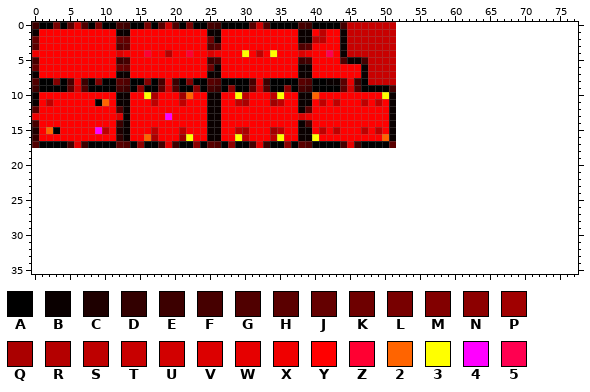
One commit to this sprite sheet: RogueLike/graphics/rooms.png. The picture above was drawn from the file before the commit.
The file is 52x18 pixels. The old version is drawn lined up with the new one, on the new canvas.
Palette (. is transparent): A #000000  B #0a0000  C #1e0000  D #320000  E #3c0000  F #460000  G #500000  H #5a0000  J #640000  K #6e0000  L #780000  M #820000  N #8c0000  P #a00000  Q #aa0000  R #b40000  S #be0000  T #c80000  U #d20000  V #dc0000  W #e60000  X #f00000  Y #ff0000  Z #ff0032  2 #ff6400  3 #ffff00  4 #ff00ff  5 #ff0050
Pixels before (only the part around the change), first column x 0:
 0 EAALAHUGALAAFEAALAHUGALAAFEAAAAHUGAAAAFEAAAAFTTTTTTT..........................
 1 BYYYYYYYYYYYBBYYYYYYYYYYYBBYYYYYYYYYYYBBYSYYBTTTTTTT..........................
 2 JYYYYYYYYYYYKJYYYYYYYYYYYKBYYYYYYYYYYYBBSSYYBTTTTTTT..........................
 3 HYYYYYYYYYYYGHYYYYYYYYYYYGHYYYYYYYYYYYGHYYYYBTTTTTTT..........................
 4 XYYYYYYYYYYYVXYYZYYRYYZYYVXYYY3YSY3YYYVXYY5YBTTTTTTT..........................
 5 FYYYYYYYYYYYEFYYYYYYYYYYYEFYYYYYYYYYYYEFYYYYGBBFTTTT..........................
 6 JYYYYYYYYYYYKJYYYYYYYYYYYKBYYYYYYYYYYYBBYYYYYYYBTTTT..........................
 7 BYYYYYYYYYYYBBYYYYYYYYYYYBBYYYYYYYYYYYBBYYYYYYYBTTTT..........................
 8 GAAMAFWEAMAAHGAAMAFWEAMAAHGAAAAFWEAAAAHGAABBHWEATTTT..........................
 9 EAAAAHUGAAAAFEANAAHUGAANAFEANAAHUGAANAFEAAAAHUGAAAAF..........................
10 BYYYYYYYYYYYBBYY3QYYYP2YYBBYY3SYYYS3YYBB2YYYYYYYYY3B..........................
11 BYSYYYYYYA2YBBYYYSYYYSYYYBBYYSQYYYPSYYBBYSYSYYYSYSYB..........................
12 HYYYYYYYYYYYGBYYYYYYYYYYYBBYYYYYYYYYYYBHYYYYYYYYYYYB..........................
13 XYYYYYYYYYYYVBYYYYY4YYYYYBBYYYYYYYYYYYVXYYYYYYYYYYYB..........................
14 FYYYYYYYYYYYEBYYYYYYYYYYYBBYYYYYYYYYYYBFYYYYYYYYYYYB..........................
15 CY2AYYYYY4SYCBYYYSYYYSYYYBBYYSQYYYPSYYBBYSYSYYYSYSYB..........................
16 DYYYYYYYYYYYDBYY2QYYYP3YYBBYY3SYYYS3YYBB3YYYYYYYYY2B..........................
17 GAAAAFWEAAAAHGANAAFWEAANAHGANAAFWEAANAHGAAAAFWEAAAAH..........................
18 ..............................................................................
19 ..............................................................................
20 ..............................................................................
21 ..............................................................................
22 ..............................................................................
23 ..............................................................................
24 ..............................................................................
25 ..............................................................................
26 ..............................................................................
27 ..............................................................................
28 ..............................................................................
29 ..............................................................................
30 ..............................................................................
31 ..............................................................................
32 ..............................................................................
33 ..............................................................................
34 ..............................................................................
35 ..............................................................................
New version:
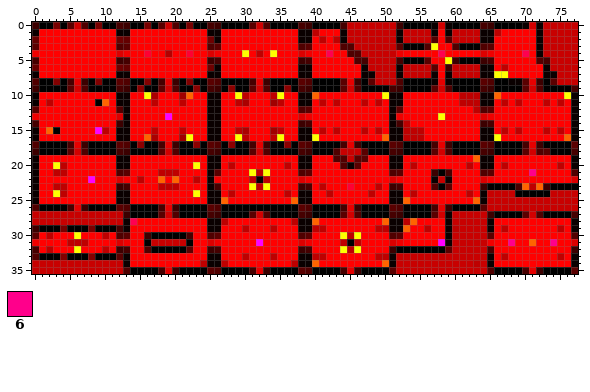
Colours new in this view: 6 #ff008b
Difference:
canvas 52x18 -> 78x36
Changed rows in their new state; - is an unchanged pixel.
first column x 0:
 0 ----------------------------------------------------EAAAABUBAAAAFEAAAABUBTTTTT
 1 ----------------------------------------SY----------BTTTTBYBTTTTBBSYYYYYBTTTTT
 2 ----------------------------------------Y--S--------BTTTTGYGTTTTBBYYYYYYBTTTTT
 3 --------------------------------------------GG------HAAAG3YYGAAAGHYYYYYYBTTTTT
 4 --------------------------------------------YGG-----XYYYYY5YYYYYVXYYYY5YBTTTTT
 5 --------------------------------------------YYG-----FAAAHYY3EAAAEFYYYYYYGFTTTT
 6 ----------------------------------------------------BTTTTHYETTTTBBYSYYYYYBTTTT
 7 ------------------------------------------------B---BTTTTBYBTTTTBB33YYYYYBBTTT
 8 ------------------------------------------AA----H---GAAAABWBAAAAHGAABBHWEAHTTT
 9 ----------------------------------------------------EAAAAHUGAAAAFEAAAAHUGAAAAF
10 ----------------------------------------------------BYYYYYYYYSSSBB2YYYYYYYYY3B
11 ----------------------------------------------------BYYYYYYYYSSSBBYSYSYYYSYSYB
12 --------------------------------------G-------------HYYYYYYYYYYSGHYYYYYYYYYYYB
13 ----------------------------------------------------XYYYYY3YYYYYVXYYYYYYYYYYYB
14 --------------------------------------E-------------FSYYYYYYYYYYEFYYYYYYYYYYYB
15 B-----------B---------------------------------------BSSSYYYYYYYYBBYSYSYYYSYSYB
16 B-----------B---------------------------------------BSSSYYYYYYYYBB3YYYYYYYYY2B
17 ----------------------------------------------------GAAAAFWEAAAAHGAAAAFWEAAAAH
18 EAAAAHUGAAAAFEAAAAHUGAAAAFEAAAAHUGAAAAFEAAAGTTTHAAAFEAAAAHUGAAAAFEAAAAHUGHAAAF
19 BYYYYYYYYYYYBBYYYYYYYYYYYBBYYYYYYYYYYYBBYYYGGTHHYYYBBYYYYYYYYYY2BBYYYYYYYYYYYB
20 BYY3SYYYYYYYBBYYYYYYYYY3YBBYSYYYYYYYSYBBYYYYGBHYYYYBBYSYYYYYYYSYBBYSYYYYYYYSYB
21 BYYSSYYYYYYYGHYYYYSSSYYYYBHYYYY3S3YYYYGHYYYYYYYYYYYGHYYYYEAFYYYYGHYYYYY6YYYYYG
22 BYYYYYYY4YYYVXYSYY2Y2YYSYBXYYYYSASYYYYVXYYYYYYYYYYYVXYYYYBTBYYYYVXYYYYYYYYYYYV
23 BYYSSYYYYYYYEFYYYYSSSYYYYBFYYYY3S3YYYYEFYSYYYZYYYSYEFYYYYGAHYYYYEAAAAF2S2EAAAA
24 BYY3SYYYYYYYBBYYYYYYYYY3YBBYSYYYYYYYSYBBYYSYYYYYSYYBBYSYYYYYYYSYBTTTTAAAAATTTT
25 BYYYYYYYYYYYBBYYYYYYYYYYYBB2YYYYYYYYY2BBYYYYYYYYYYYBB2YYYYYYYYY2BTTTTTTTTTTTTT
26 GAAAAFWEAAAAHGAAAAFWEAAAAHGAAAAAAAAAAAHGAAAAFWEAAAAHGAAAAFWEAAAAHTTTTTTTTTTTTT
27 TTTTTTTTTTTTTEAAAAHUGAAAAFEAAAAHUGAAAAFEAAAAHUGAAAAFEAAAAHUBTTTTTEAAAAHUGAAAAF
28 TTTTTTTTTTTTTB5YYYYYYYYYYBBSYYYYYYYYYSBB2YYYYYYYYY2BBS2YYYYBTTTTTBYYYYYYYYYYYB
29 EAAALAAALAAAFBYYYYYYYYYYYBBYYYSYYYSYYYBBSSYYYYYYYSSBB2YYSYYBSTTTTBYSYYYYYYYSYB
30 HYSYYY3YYYSYGHYYEAAAAAFYYGHYYYYYYYYYYYGHYYYY3S3YYYYGHYYYYYYBTTTTTHYYYYYYYYYYYG
31 XYYYYSSSYYYYVXYYATTTTTAYYVXYYYYY4YYYYYVXYYYYSASYYYYVXYYYYY4BTTTTTXYY6YY2YY6YYV
32 FYSYYY3YYYSYEFYYGAAAAAHYYEFYYYYYYYYYYYEFYYYY3S3YYYYEAAAAAAAHTTTTTFYYYYYYYYYYYE
33 GAAAMAAAMAAAHBYYYYYYYYYYYBBYYYSYYYSYYYBBSSYYYYYYYSSBTTTTTTTTTTTTTBYSYYYYYYYSYB
34 TTTTTTTTTTTTTBYYYYYYYYYYSBBSYYYYYYYYYSBB2YYYYYYYYY2BTTTTTTTTTTTSTBYYYYYYYYYYYB
35 TTTTTTTTTTTTTGAAAAFWEAAAAHGAAAAFWEAAAAHGAAAAFWEAAAAHTTTTTTTTTTTTTGAAAAFWEAAAAH
